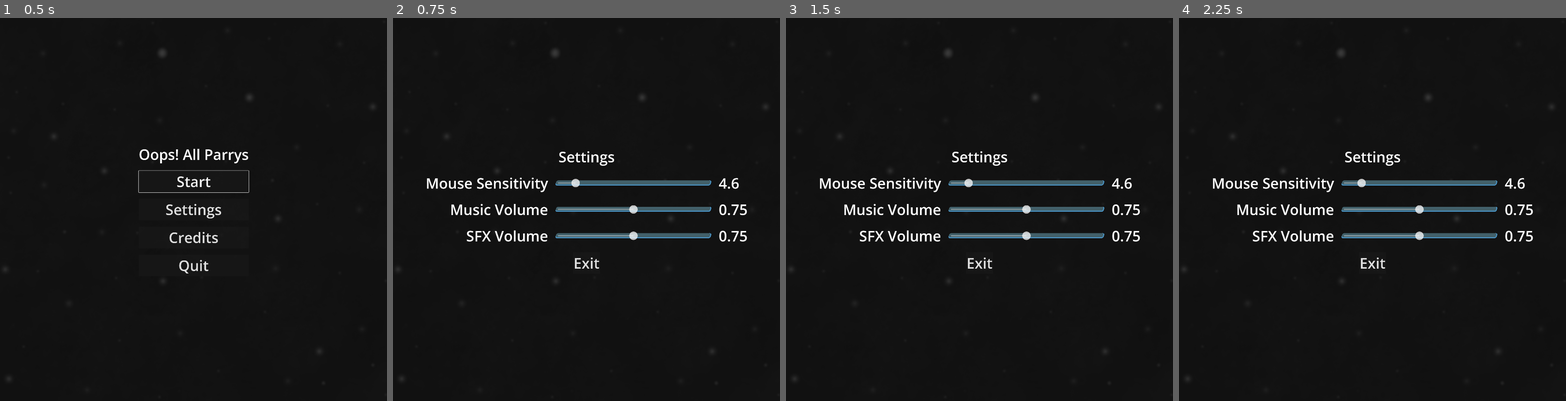
Above: before the commit, frames 1-4 (left to right).
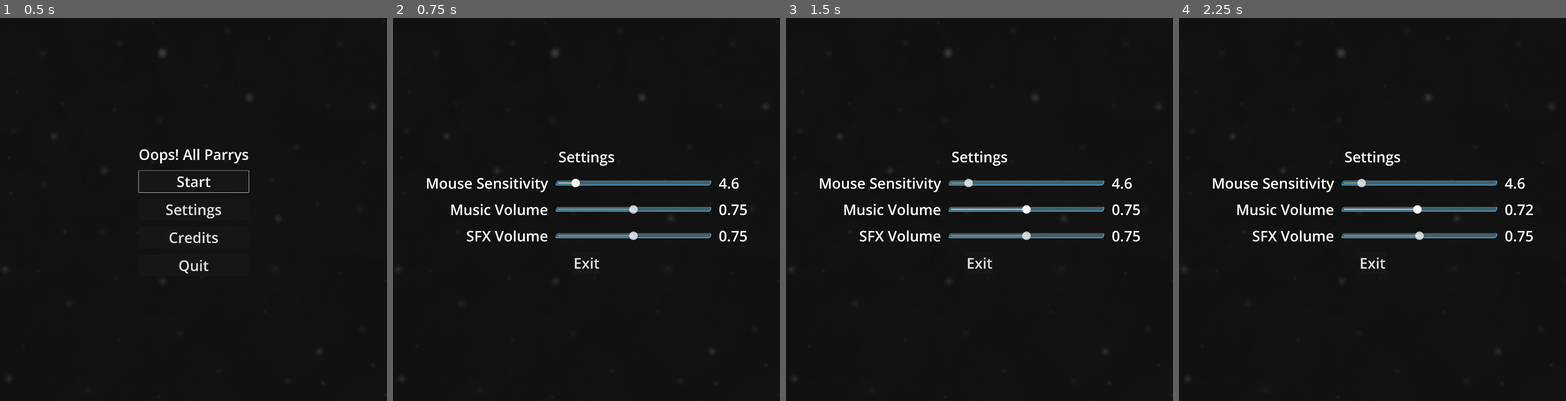
Above: after the commit, the same moments.

Repository: Restra9423/Jamfest-Spring-2026
Game: Godot game, scene res://UI/title.tscn
Two runs of this game, one before a commit and one after it. Both use one fixed random seed, a clock stepped at 60 frames per second and the inputs below. Sound files missing from this copy of the repository are replaced by a short silence.
Inputs (mouse positions are in pixels of both pictures, inside the frame that each line leads up to):
- Up to frame 1 (0.5 s): no input
- Up to frame 2 (0.75 s): click "Settings" at 0.5 s
- Up to frame 3 (1.5 s): tap Enter at 1.25 s; move the mouse to (1064, 190) at 1.27 s; hold D (Right) from 1.28 s (still down); tap Down (AimDown) at 1.35 s
- Up to frame 4 (2.25 s): tap Space at 2 s; move the mouse to (1295, 228) at 2.02 s; release D (Right) at 2.03 s; hold S (Down) from 2.03 s (still down); tap Left (AimLeft) at 2.1 s

Frame 1 is identical in both runs. In frame 2, less than 0.1% of the frame differs, in the area x 42-49%, y 41-45%; in frame 3, less than 0.1%; in frame 4, 0.1%, in the area x 42-92%, y 48-52%.

Commit message:
settings controller support works quite nicely now

Diff:
--- a/UI/settings.gd
+++ b/UI/settings.gd
@@ -7,6 +7,10 @@
 @onready var aimDisplay : Label = %aimDisplay
 @onready var musicDisplay : Label = %musicDisplay
 @onready var sfxDisplay : Label = %sfxDisplay
+
+var input = 0.0
+var timePressed = 0.0
+var carry := 0.0
 
 func _ready() -> void:
 	AudioController.playMusic(AudioController.gameBGM)
@@ -31,10 +35,37 @@
 	else:
 		sfxSlider.value = remap(sfxDB, 2.5, 10.0, 50.0, 100.0)
 
+	$VBoxContainer/HBoxContainer/VBoxContainer2/aimSlider.grab_focus()
+
 func _process(_delta) -> void:
 	aimDisplay.text = str(aimSlider.value)
 	musicDisplay.text = str(snappedf(db_to_linear(remap(musicSlider.value, 0.0, 100.0, -15.0, 10.0)), 0.01))
 	sfxDisplay.text = str(snappedf(db_to_linear(remap(sfxSlider.value, 0.0, 100.0, -15.0, 10.0)), 0.01))
+
+	input = Input.get_axis("ui_left", "ui_right")
+	var speedMultiplier = input * 1
+	if input == 0:
+		aimSlider.editable = true
+		musicSlider.editable = true
+		sfxSlider.editable = true
+		timePressed = 0.0
+		carry = 0.0
+	else:
+		aimSlider.editable = false
+		musicSlider.editable = false
+		sfxSlider.editable = false
+		timePressed += _delta
+		speedMultiplier *= (1 + pow(timePressed + 0.5, 2.25))
+		var slider = get_viewport().gui_get_focus_owner()
+		if slider is HSlider:
+			if slider == %aimSlider:
+				carry += speedMultiplier * _delta * 8
+			else:
+				carry += speedMultiplier * _delta * 16
+			var frameSteps = int(carry / slider.step) * slider.step
+			if int(carry / slider.step) != 0:
+				slider.value += frameSteps
+				carry -= frameSteps
 
 func _on_any_button_focused() -> void:
 	AudioController.playSFX(AudioController.mouseOverSound)
--- a/UI/settings.tscn
+++ b/UI/settings.tscn
@@ -80,14 +80,23 @@
 layout_mode = 2
 size_flags_horizontal = 4
 size_flags_vertical = 6
+focus_neighbor_top = NodePath("../../../Exit")
+focus_neighbor_bottom = NodePath("../musicSlider")
+focus_next = NodePath("../musicSlider")
+focus_previous = NodePath("../../../Exit")
 max_value = 50.0
 step = 0.1
+page = 0.5
 
 [node name="musicSlider" type="HSlider" parent="VBoxContainer/HBoxContainer/VBoxContainer2" unique_id=1289285435]
 unique_name_in_owner = true
 custom_minimum_size = Vector2(750, 0)
 layout_mode = 2
 size_flags_vertical = 6
+focus_neighbor_top = NodePath("../aimSlider")
+focus_neighbor_bottom = NodePath("../sfxSlider")
+focus_next = NodePath("../sfxSlider")
+focus_previous = NodePath("../aimSlider")
 step = 0.1
 
 [node name="sfxSlider" type="HSlider" parent="VBoxContainer/HBoxContainer/VBoxContainer2" unique_id=393601576]
@@ -95,6 +104,10 @@
 custom_minimum_size = Vector2(750, 0)
 layout_mode = 2
 size_flags_vertical = 6
+focus_neighbor_top = NodePath("../musicSlider")
+focus_neighbor_bottom = NodePath("../../../Exit")
+focus_next = NodePath("../../../Exit")
+focus_previous = NodePath("../musicSlider")
 step = 0.1
 
 [node name="VBoxContainer3" type="VBoxContainer" parent="VBoxContainer/HBoxContainer" unique_id=860326737]
@@ -124,6 +137,10 @@
 [node name="Exit" type="Button" parent="VBoxContainer" unique_id=1369645295 groups=["UI Buttons"]]
 layout_mode = 2
 size_flags_horizontal = 4
+focus_neighbor_top = NodePath("../HBoxContainer/VBoxContainer2/sfxSlider")
+focus_neighbor_bottom = NodePath("../HBoxContainer/VBoxContainer2/aimSlider")
+focus_next = NodePath("../HBoxContainer/VBoxContainer2/aimSlider")
+focus_previous = NodePath("../HBoxContainer/VBoxContainer2/sfxSlider")
 text = "Exit"
 
 [connection signal="drag_ended" from="VBoxContainer/HBoxContainer/VBoxContainer2/aimSlider" to="." method="_on_h_slider_drag_ended"]
